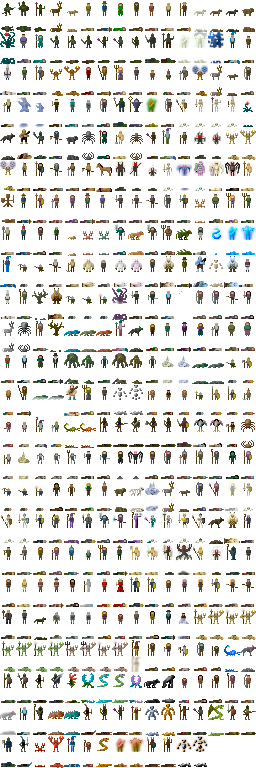
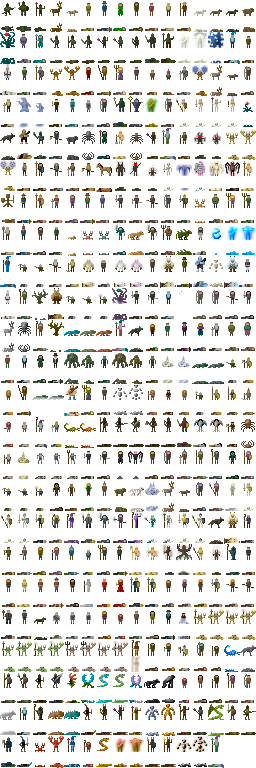
Revision of a layered 256x768 image; what changed, layer by layer:
painted on "Background" over [208, 736, 224, 768]
